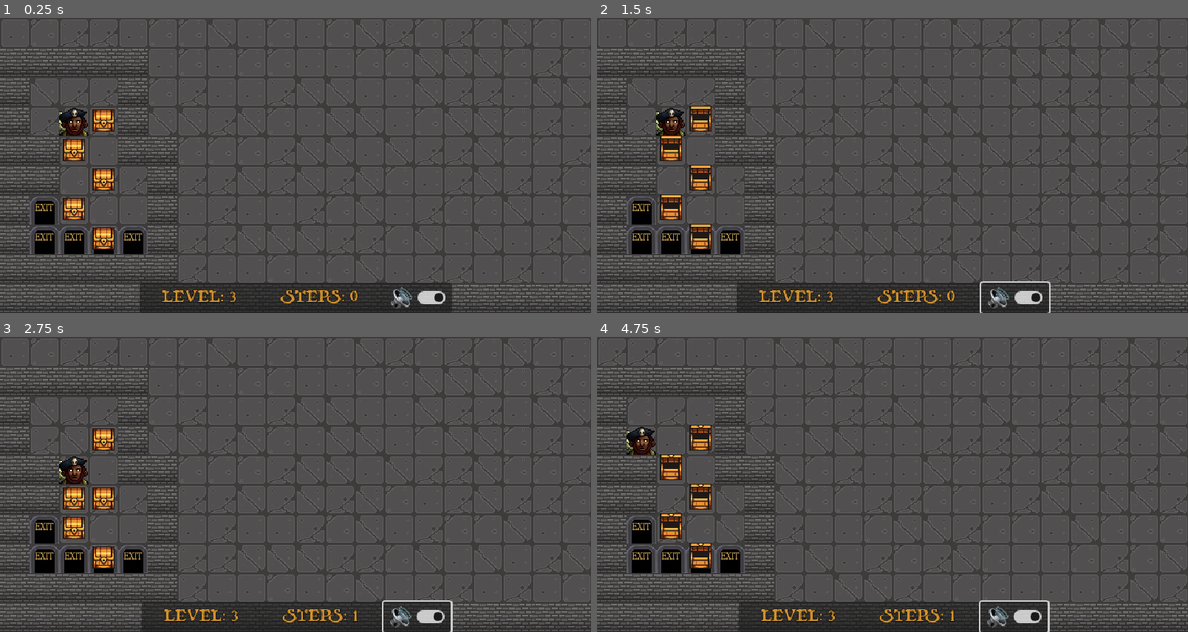
Above: before the commit, frames 1-4 (two rows, left to right).
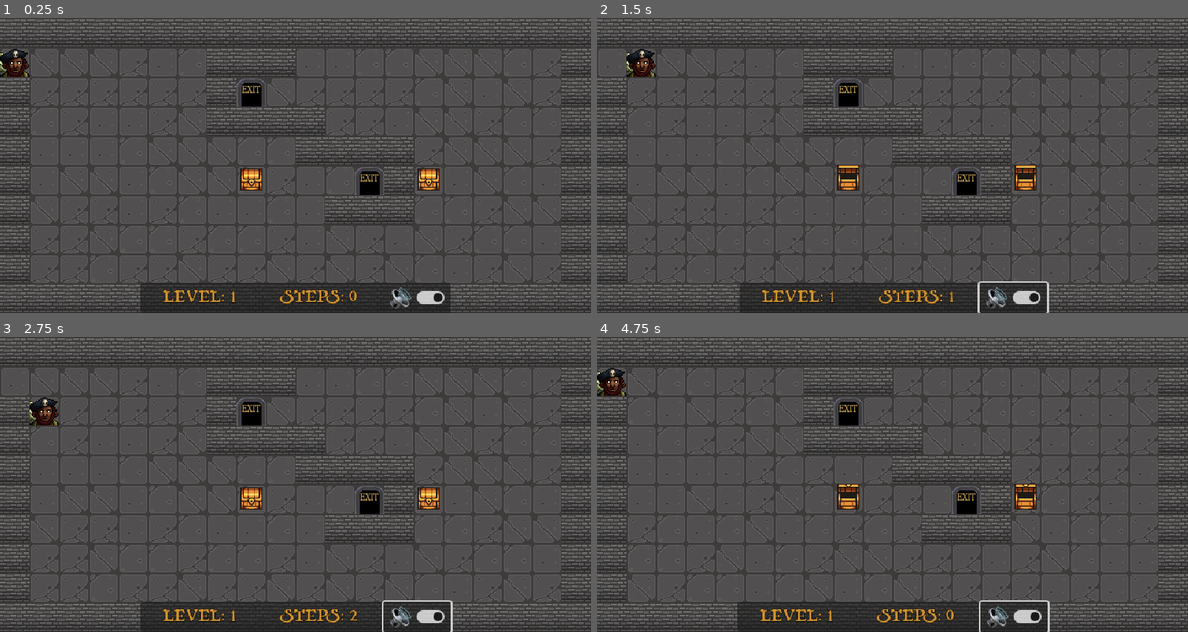
Above: after the commit, the same moments.

Repository: rdoetjes/pirateban
Game: Godot game, scene res://Game.tscn
Same seed, same stepped clock (60 frames per second), same inputs: the game is played once before the commit and once after it.
Inputs (mouse positions are in pixels of both pictures, inside the frame that each line leads up to):
- Up to frame 1 (0.25 s): no input
- Up to frame 2 (1.5 s): click (1016, 298) at 0.5 s; tap Enter at 1.25 s; hold Right (ui_right) from 1.28 s (still down)
- Up to frame 3 (2.75 s): release Right (ui_right) at 2.03 s; hold Down (ui_down) from 2.03 s (still down)
- Up to frame 4 (4.75 s): tap R (restart) at 2.75, 3.5, 4.25 s; release Down (ui_down) at 2.78 s; hold Right (ui_right) 2.78-3.53 s; hold Up (ui_up) 3.53-4.28 s; hold Left (ui_left) from 4.28 s (still down)

The runs differ from the first frame. In frame 1, 17% of the frame differs, in the area x 0-100%, y 0-100%; in frame 2, 18%; in frame 3, 17%; in frame 4, 18%.

Commit message:
introduced B for both T and D

Diff:
--- a/Game.gd
+++ b/Game.gd
@@ -1,6 +1,6 @@
 extends Node2D
 
-static var level: int = 3
+static var level: int = 1
 static var steps: int = 0
 static var PlayField: TileMap
 static var Player: CharacterBody2D
